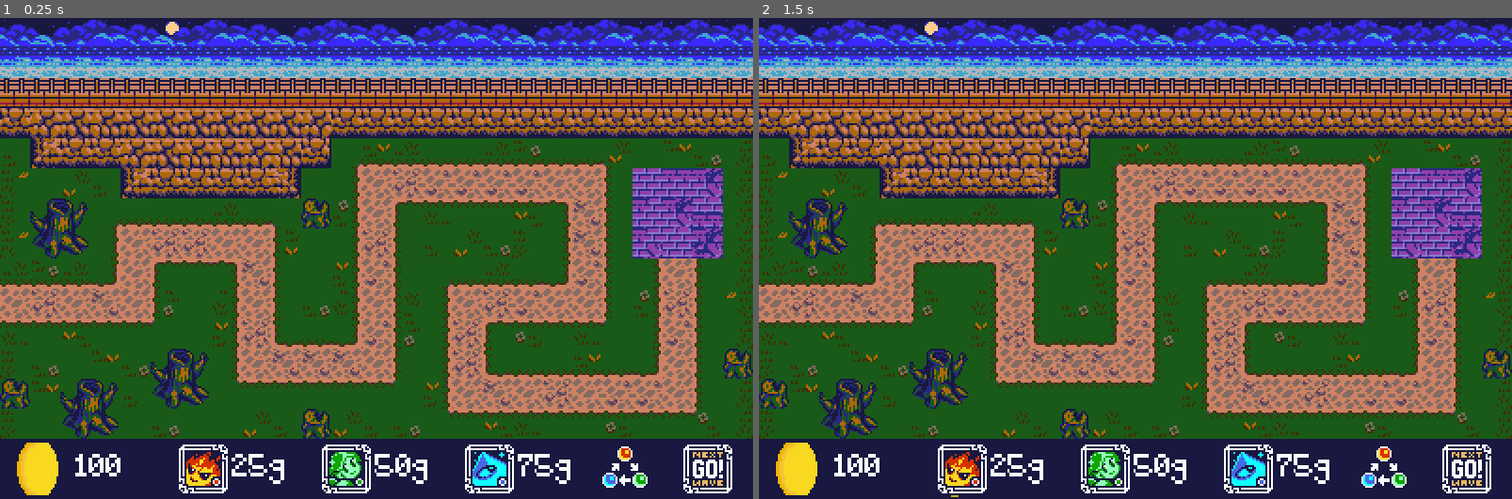
Above: before the commit, frames 1-2 (left to right).
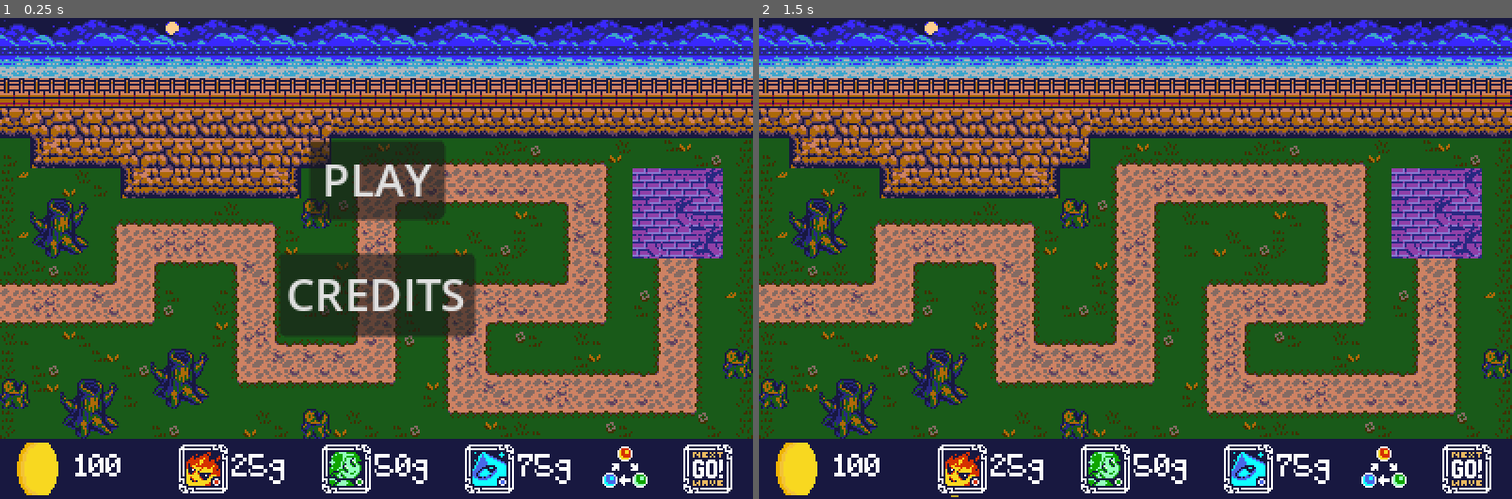
Above: after the commit, the same moments.

Repository: jake6724/tower_defense_jam
Game: Godot game, scene res://scenes/Main.tscn
Two runs of this game, one before a commit and one after it. Both use one fixed random seed, a clock stepped at 60 frames per second and the inputs below.
Inputs (mouse positions are in pixels of both pictures, inside the frame that each line leads up to):
- Up to frame 1 (0.25 s): no input
- Up to frame 2 (1.5 s): click (1135, 181) at 0.5 s, where only the run after the commit has a clickable "PLAY"; click (962, 470) at 1.25 s

The runs differ from the first frame. In frame 1, 6.8% of the frame differs, in the area x 37-64%, y 25-67%; in frame 2, nothing differs.

Commit message:
menu is attached in main

Diff:
--- a/scenes/Main.tscn
+++ b/scenes/Main.tscn
@@ -1,12 +1,15 @@
-[gd_scene load_steps=5 format=3 uid="uid://vb1cipw2nthp"]
+[gd_scene load_steps=6 format=3 uid="uid://vb1cipw2nthp"]
 
 [ext_resource type="Script" uid="uid://c6gn0gwhvt2he" path="res://scripts/main.gd" id="1_0bbpv"]
 [ext_resource type="PackedScene" uid="uid://eierlhsm86n1" path="res://scenes/level/WorldGrid.tscn" id="1_elqb8"]
+[ext_resource type="PackedScene" uid="uid://bgcmeahvdrgcg" path="res://scenes/MainMenu.tscn" id="2_vcsgt"]
 [ext_resource type="PackedScene" uid="uid://btulqisr6vlgj" path="res://scenes/player/PlayerController.tscn" id="4_rarhs"]
 [ext_resource type="Texture2D" uid="uid://bwhqaudd1pjst" path="res://assets/art/sprites/background.png" id="4_vcsgt"]
 
 [node name="Main" type="Node2D"]
 script = ExtResource("1_0bbpv")
+
+[node name="CanvasLayer" parent="." instance=ExtResource("2_vcsgt")]
 
 [node name="WorldGrid" parent="." instance=ExtResource("1_elqb8")]
 z_index = 100
--- a/scenes/MainMenu.tscn
+++ b/scenes/MainMenu.tscn
@@ -1,27 +1,11 @@
-[gd_scene load_steps=3 format=3 uid="uid://bgcmeahvdrgcg"]
+[gd_scene load_steps=2 format=3 uid="uid://bgcmeahvdrgcg"]
 
 [ext_resource type="Script" uid="uid://glpr25c7d5yd" path="res://scripts/main_menu.gd" id="1_yqorp"]
-[ext_resource type="Texture2D" uid="uid://bwhqaudd1pjst" path="res://assets/art/sprites/background.png" id="2_0ykhv"]
 
 [node name="CanvasLayer" type="Control"]
 layout_mode = 3
 anchors_preset = 0
 script = ExtResource("1_yqorp")
-
-[node name="TextureRect" type="TextureRect" parent="."]
-z_index = -1
-z_as_relative = false
-layout_mode = 1
-anchors_preset = 15
-anchor_right = 1.0
-anchor_bottom = 1.0
-offset_left = 2.0
-offset_top = 3.0
-offset_right = 402.0
-offset_bottom = 259.0
-grow_horizontal = 2
-grow_vertical = 2
-texture = ExtResource("2_0ykhv")
 
 [node name="MainMenu" type="CanvasLayer" parent="."]
 
